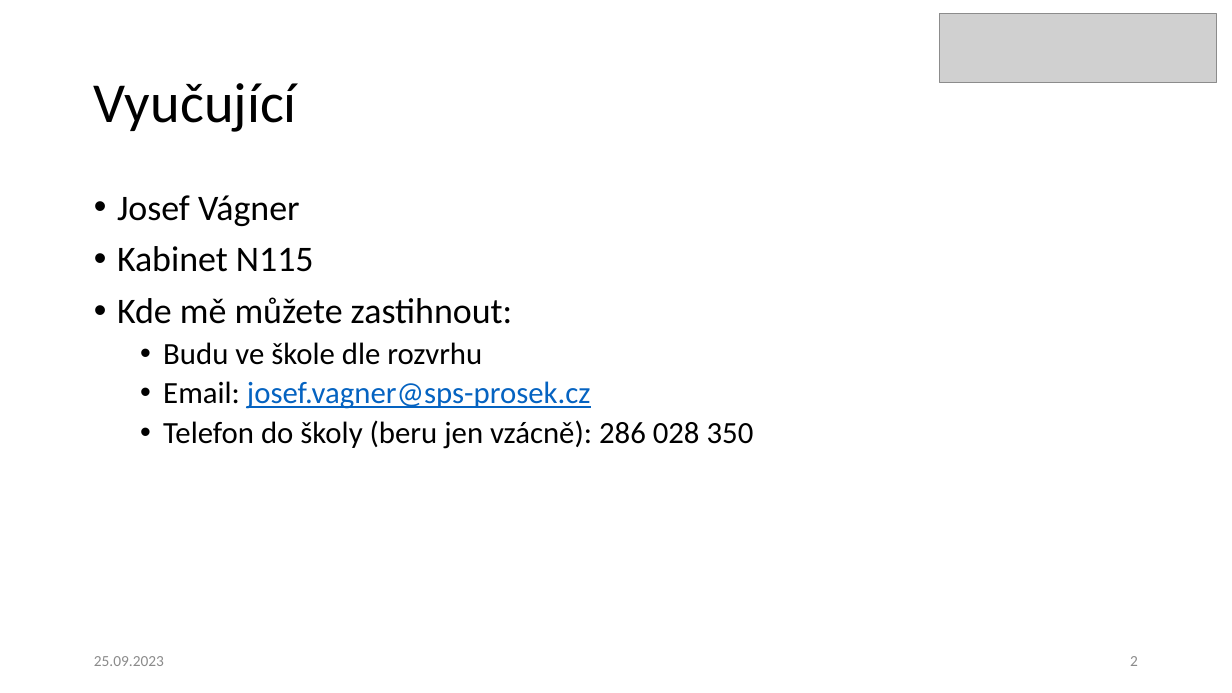
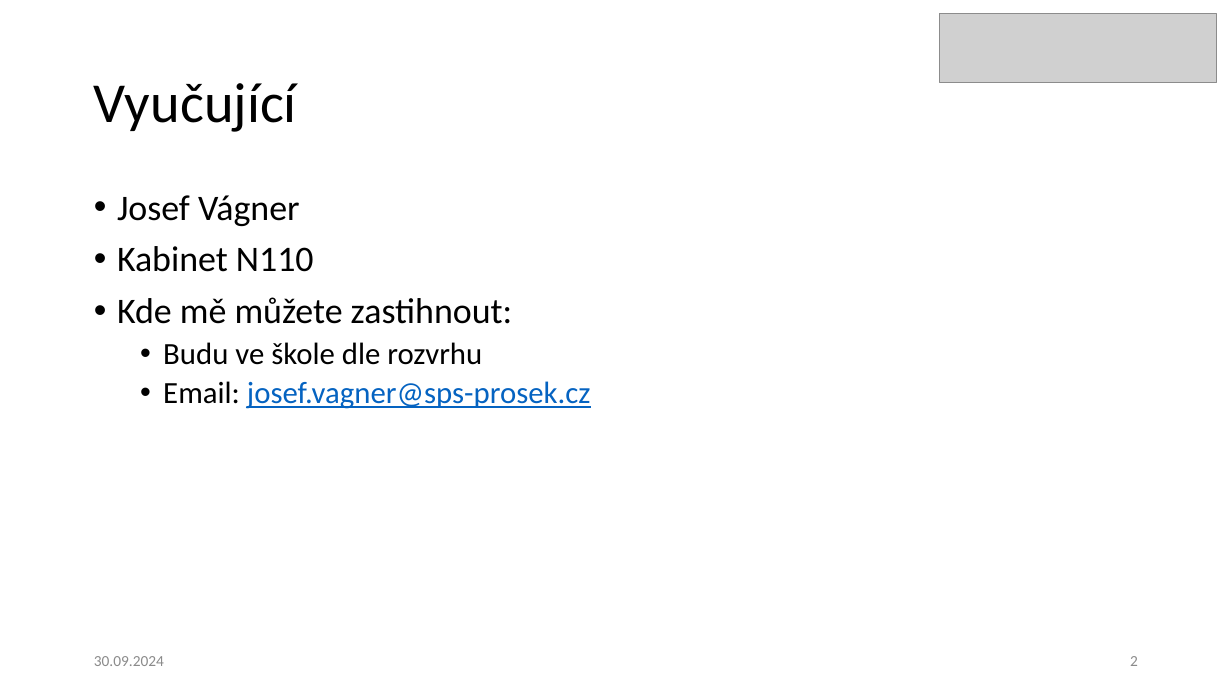
Before and after one commit to sps-prosek/Px-PLC-4EB, a slide deck: slide 2 of Introduction/src/introduction.pptx. Drawn at 1232x693 pixels with LibreOffice and Linux fonts; fonts in the diff are those of the drawing; grey boxes stand for pictures. Boxes give left, top, right and bottom in pixels: in the first picture for what was removed or moved away, otherwise in the second. Text is boxed around its words. In the diff, an @@ line names an element or a change of style, - is before the commit and + after.

```diff
--- a/Introduction/src/introduction.pptx
+++ b/Introduction/src/introduction.pptx
@@ text at (117, 246, 314, 272): text changed @@
-• Kabinet N115
+• Kabinet N110
@@ text at (163, 420, 754, 449): paragraph removed @@
-  • Telefon do školy (beru jen vzácně): 286 028 350
@@ text at (94, 656, 164, 666): text changed @@
-25.09.2023
+30.09.2024
```
Also in this commit, not shown: 6 other slides changed, 15 other files.
